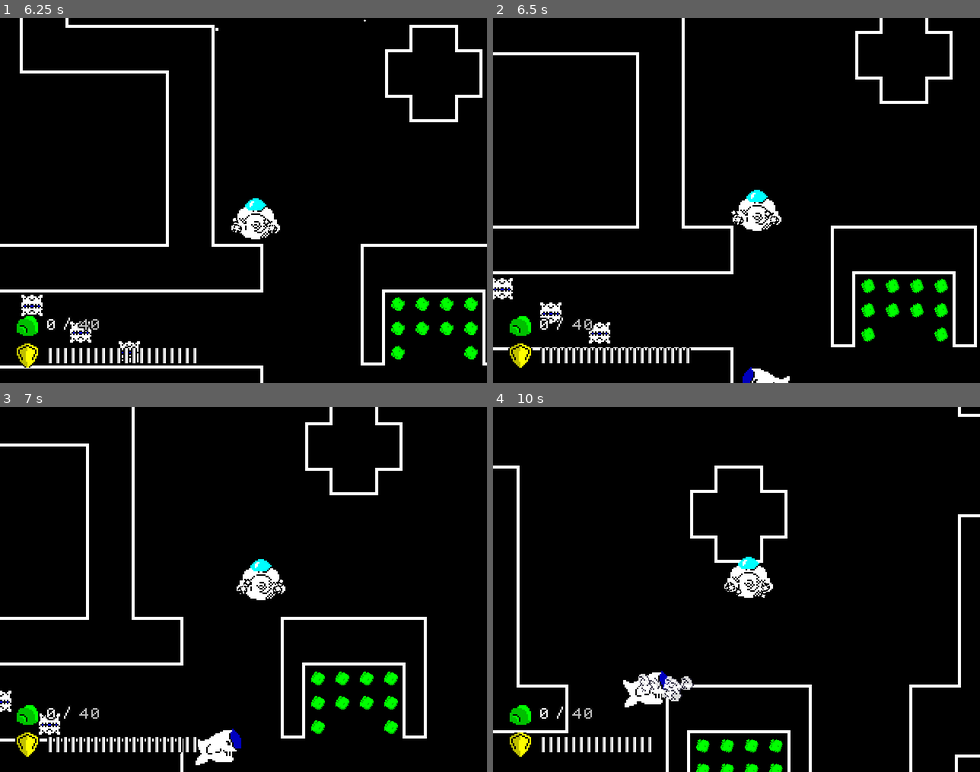
Above: before the commit, frames 1-4 (two rows, left to right).
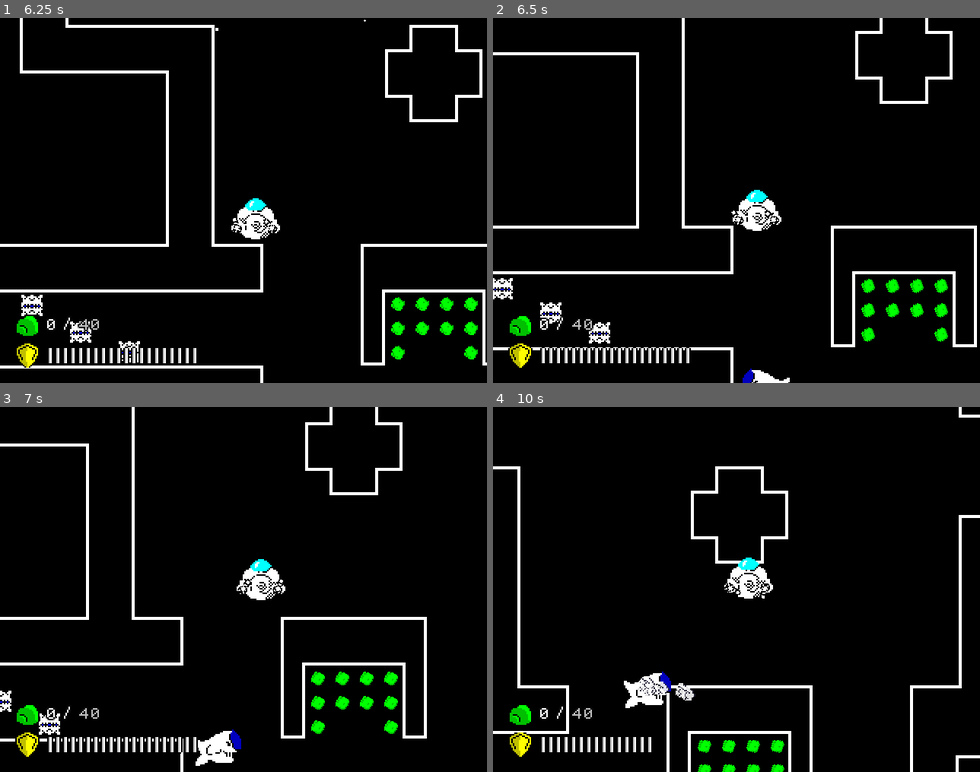
Above: after the commit, the same moments.

Repository: Paar86/Subminer
Game: Godot game, scene res://src/GameManager/GameManager.tscn
The game is run twice, just before and just after one commit, with the same random seed, the same clock (stepped at 60 frames per second) and the same inputs.
Inputs (mouse positions are in pixels of both pictures, inside the frame that each line leads up to):
- Up to frame 1 (6.25 s): move the mouse to (350, 182) at 0.52 s; hold D (right) 0.53-1.28 s; hold Space (dash) 0.53-1.28 s; move the mouse to (146, 218) at 1.27 s; hold S (down) 1.28-2.03 s; click (146, 218) at 1.35 s; move the mouse to (292, 120) at 2.02 s; hold D (right) 2.03-2.78 s; hold Space (dash) 2.03-2.78 s; move the mouse to (219, 273) at 2.77 s; hold W (up) 2.78-3.53 s; click (219, 273) at 2.85 s; move the mouse to (389, 255) at 3.52 s; hold Space (dash) 3.53-4.28 s; hold A (left) 3.53-5.03 s; move the mouse to (97, 145) at 4.27 s; click (97, 145) at 4.35 s; move the mouse to (267, 200) at 5.02 s; hold S (down) 5.03-5.78 s; hold Space (dash) 5.03-5.78 s; move the mouse to (170, 109) at 5.77 s; hold D (right) from 5.78 s (still down); click (170, 109) at 5.85 s
- Up to frame 2 (6.5 s): keep holding D (right)
- Up to frame 3 (7 s): move the mouse to (350, 571) at 6.52 s; release D (right) at 6.53 s; hold W (up) from 6.53 s (still down); hold Space (dash) from 6.53 s (still down)
- Up to frame 4 (10 s): move the mouse to (639, 607) at 7.27 s; release W (up) at 7.28 s; release Space (dash) at 7.28 s; hold D (right) 7.28-8.03 s; click (639, 607) at 7.35 s; move the mouse to (785, 509) at 8.02 s; hold S (down) 8.03-8.78 s; hold Space (dash) 8.03-8.78 s; move the mouse to (712, 662) at 8.77 s; hold A (left) 8.78-9.53 s; click (712, 662) at 8.85 s; move the mouse to (882, 644) at 9.52 s; hold W (up) from 9.53 s (still down); hold Space (dash) from 9.53 s (still down)

Frame 1 is identical in both runs. In frame 2, less than 0.1% of the frame differs, in the area x 51-61%, y 95-100%; in frame 3, less than 0.1%; in frame 4, 2.4%, in the area x 0-100%, y 0-100%.

Commit message:
X and Y flipping of Tilemap objects
Implemented X/Y flipping on GameActor objects to use with flip X or flip Y fucntions on a Tilemap.

Diff:
--- a/src/Common/GameActor.gd
+++ b/src/Common/GameActor.gd
@@ -37,3 +37,11 @@
 		yield(get_tree().create_timer(0.02), "timeout")
 		visible = true
 		blinking = false
+
+
+func flip_horizontally() -> void:
+	pass
+
+
+func flip_vertically() -> void:
+	pass
--- a/src/Enemies/HammerFish.gd
+++ b/src/Enemies/HammerFish.gd
@@ -54,9 +54,14 @@
 		_flash_before_vanish()
 
 
+func flip_horizontally() -> void:
+	self._direction_basic *= -1
+
+
 func _ready() -> void:
 	_shake_default_position =  _sprite.position
 	hitpoints = hitpoints_override
+	_set_sprite_orientation(_direction_basic)
 
 
 func _physics_process(delta: float) -> void:
--- a/src/Levels/Level1.tscn
+++ b/src/Levels/Level1.tscn
@@ -12,6 +12,6 @@
 tile_data = PoolIntArray( -65502, 0, 8, -65501, 0, 10, -65500, 0, 10, -65499, 0, 10, -65498, 0, 10, -65497, 0, 10, -654 …(9410 unchanged characters)…
 
 [node name="ObjectsTileMap" parent="LevelBase" index="1"]
-tile_data = PoolIntArray( 65572, 2, 0, 65573, 2, 0, 65574, 2 …(380 unchanged characters)… 218, 2, 0, 524304, 0, 0, 524306, 0, 0, 589844, 0, 0, 655368, 1, 0, 720916, 0, 0, 851988, 0, 0, 983060, 0, 0, 1048592, 0, 0, 1048594, 0, 0, 1245171, 3, 0, 1441784, 0, 0, 1376256, 0, 0, 1376271, 2, 0, 1376272, 2, 0, 1376273, 2, 0, 1376274, 2, 0, 1507322, 0, 0, 1507326, 0, 0, 1441794, 0, 0, 1441807, 2, 0, 1441808, 2, 0, 1441809, 2, 0, 1441810, 2, 0, 1572860, 0, 0, 1507332, 0, 0, 1507343, 2, 0, 1507346, 2, 0, 1703946, 3, 0, 1834995, 4, 0, 2162703, 0, 0, 2162704, 0, 0, 2686991, 4, 0 )
+tile_data = PoolIntArray( 65572, 2, 0, 65573, 2, 0, 65574, 2 …(380 unchanged characters)… 218, 2, 0, 524304, 0, 0, 524306, 0, 0, 524322, 536870915, 0, 589844, 0, 0, 655368, 1, 0, 720916, 0, 0, 851988, 0, 0, 983060, 0, 0, 1048592, 0, 0, 1048594, 0, 0, 1245174, 1073741828, 0, 1441784, 0, 0, 1376256, 0, 0, 1376271, 2, 0, 1376272, 2, 0, 1376273, 2, 0, 1376274, 2, 0, 1507322, 0, 0, 1507326, 0, 0, 1441794, 0, 0, 1441807, 2, 0, 1441808, 2, 0, 1441809, 2, 0, 1441810, 2, 0, 1572860, 0, 0, 1507332, 0, 0, 1507343, 2, 0, 1507346, 2, 0, 1703946, 3, 0, 1703958, 536870915, 0, 1834995, 4, 0, 2162703, 0, 0, 2162704, 0, 0, 2686991, 4, 0 )
 
 [editable path="LevelBase"]
--- a/src/Levels/LevelBase.gd
+++ b/src/Levels/LevelBase.gd
@@ -18,7 +18,7 @@
 var _objects_dictionary = {
 	_player_tile_name: "res://src/Player/PlayerKinematic.tscn",
 	_mine_tile_name: "res://src/Enemies/Mine.tscn",
-	_mineral_ground_name: "res://src/Pickups/MineralBodyFloor.tscn",
+	_mineral_ground_name: "res://src/Pickups/MineralBodyHorizontal.tscn",
 	_fragment_tile_name: "res://src/Pickups/Fragment.tscn",
 	_hammer_fish_tile_name: "res://src/Enemies/HammerFish.tscn",
 }
@@ -28,8 +28,17 @@
 	# Object Placer TileMap's tile graphics are only handy in the editor,
 	# therefore we must hide it when running the game
 	_objects_tilemap.hide()
-	prepare_folder_nodes()
+	clean_player_tiles()
 	place_objects()
+
+
+# There can be only one player tile in the level
+func clean_player_tiles() -> void:
+	var player_tile = _objects_tilemap.tile_set.find_tile_by_name(_player_tile_name)
+	var player_tiles = _objects_tilemap.get_used_cells_by_id(player_tile)
+	for i in player_tiles.size():
+		if i > 0:
+			_objects_tilemap.set_cell(player_tiles[i].x, player_tiles[i].y, -1)
 
 
 func place_objects() -> void:
@@ -58,25 +67,11 @@
 			var instance: Node2D = scene.instance()
 			instance.position = pos
 
+			if instance is GameActor:
+				if _objects_tilemap.is_cell_x_flipped(cell.x, cell.y):
+					instance.flip_horizontally()
+				if _objects_tilemap.is_cell_y_flipped(cell.x, cell.y):
+					instance.flip_vertically()
+
 			var folder = get_node(folder_name)
 			folder.add_child(instance)
-
-
-func prepare_folder_nodes() -> void:
-	var playerFolder := has_node(_player_folder_name)
-	if !playerFolder:
-		create_folder_node(_player_folder_name)
-
-	var pickupsFolder := has_node(_pickups_folder_name)
-	if !pickupsFolder:
-		create_folder_node(_pickups_folder_name)
-
-	var enemiesFolder := has_node(_enemies_folder_name)
-	if !enemiesFolder:
-		create_folder_node(_enemies_folder_name)
-
-
-func create_folder_node(folder_name: String) -> void:
-	var folder := Node.new()
-	folder.name = folder_name
-	add_child(folder)
--- a/src/Levels/LevelBase.tscn
+++ b/src/Levels/LevelBase.tscn
@@ -459,3 +459,9 @@
 tile_set = ExtResource( 4 )
 cell_size = Vector2( 16, 16 )
 format = 1
+
+[node name="Pickups" type="Node" parent="."]
+
+[node name="Enemies" type="Node" parent="."]
+
+[node name="PlayerStart" type="Node" parent="."]
--- a/src/Pickups/MineralBodyBase.gd
+++ b/src/Pickups/MineralBodyBase.gd
@@ -20,6 +20,17 @@
 var damage_phase_threshold: int
 # How much should the damage phase threshold be lowered when neccessary
 var damage_threshold_modifier: int
+
+
+func flip_vertically() -> void:
+	scale.y *= -1
+	fragment_spawn_direction.y *= -1
+
+
+func flip_horizontally() -> void:
+	scale.x *= -1
+	fragment_spawn_direction.x *= -1
+
 
 func _ready() -> void:
 	_sprite = $Sprite
--- a/src/Pickups/MineralBodyFloor.tscn
+++ /dev/null
@@ -1,38 +0,0 @@
-[gd_scene load_steps=5 format=2]
-
-[ext_resource path="res://assets/mineral_ground.png" type="Texture" id=1]
-[ext_resource path="res://src/Pickups/MineralBodyBase.gd" type="Script" id=2]
-
-[sub_resource type="CapsuleShape2D" id=1]
-radius = 4.0
-
-[sub_resource type="RectangleShape2D" id=2]
-extents = Vector2( 14.5, 4.5 )
-
-[node name="MineralBodyFloor" type="KinematicBody2D"]
-collision_layer = 8
-collision_mask = 0
-script = ExtResource( 2 )
-
-[node name="Sprite" type="Sprite" parent="."]
-texture = ExtResource( 1 )
-hframes = 3
-
-[node name="CollisionShape2D" type="CollisionShape2D" parent="."]
-position = Vector2( 0, 4 )
-rotation = 1.5708
-shape = SubResource( 1 )
-
-[node name="Hurtbox" type="Area2D" parent="."]
-collision_layer = 8
-collision_mask = 0
-monitoring = false
-
-[node name="CollisionShape2D" type="CollisionShape2D" parent="Hurtbox"]
-position = Vector2( 0, 3 )
-shape = SubResource( 2 )
-
-[node name="SmokeParticlesOrigin" type="Position2D" parent="."]
-position = Vector2( 0, -1 )
-
-[node name="FragmentSpawnOrigin" type="Position2D" parent="."]
--- a/src/Pickups/MineralBodyCeiling.tscn
+++ b/src/Pickups/MineralBodyHorizontal.tscn
@@ -1,7 +1,7 @@
 [gd_scene load_steps=5 format=2]
 
-[ext_resource path="res://assets/mineral_ground.png" type="Texture" id=1]
-[ext_resource path="res://src/Pickups/MineralBodyBase.gd" type="Script" id=2]
+[ext_resource path="res://src/Pickups/MineralBodyBase.gd" type="Script" id=1]
+[ext_resource path="res://assets/mineral_ground.png" type="Texture" id=2]
 
 [sub_resource type="CapsuleShape2D" id=1]
 radius = 4.0
@@ -9,35 +9,30 @@
 [sub_resource type="RectangleShape2D" id=2]
 extents = Vector2( 14.5, 4.5 )
 
-[node name="MineralBodyCeiling" type="KinematicBody2D"]
+[node name="MineralBodyFloor" type="KinematicBody2D"]
 collision_layer = 8
 collision_mask = 0
-script = ExtResource( 2 )
-fragment_spawn_direction = Vector2( 0, 1 )
+script = ExtResource( 1 )
 
 [node name="Sprite" type="Sprite" parent="."]
-texture = ExtResource( 1 )
-offset = Vector2( 16, 8 )
-flip_v = true
+texture = ExtResource( 2 )
 hframes = 3
 
 [node name="CollisionShape2D" type="CollisionShape2D" parent="."]
-position = Vector2( 15, 4 )
+position = Vector2( 0, 4 )
 rotation = 1.5708
 shape = SubResource( 1 )
 
 [node name="Hurtbox" type="Area2D" parent="."]
-position = Vector2( 0, -7 )
 collision_layer = 8
 collision_mask = 0
 monitoring = false
 
 [node name="CollisionShape2D" type="CollisionShape2D" parent="Hurtbox"]
-position = Vector2( 15.5, 11.5 )
+position = Vector2( 0, 3 )
 shape = SubResource( 2 )
 
 [node name="SmokeParticlesOrigin" type="Position2D" parent="."]
-position = Vector2( 15, 9 )
+position = Vector2( 0, -1 )
 
 [node name="FragmentSpawnOrigin" type="Position2D" parent="."]
-position = Vector2( 15, 12 )
